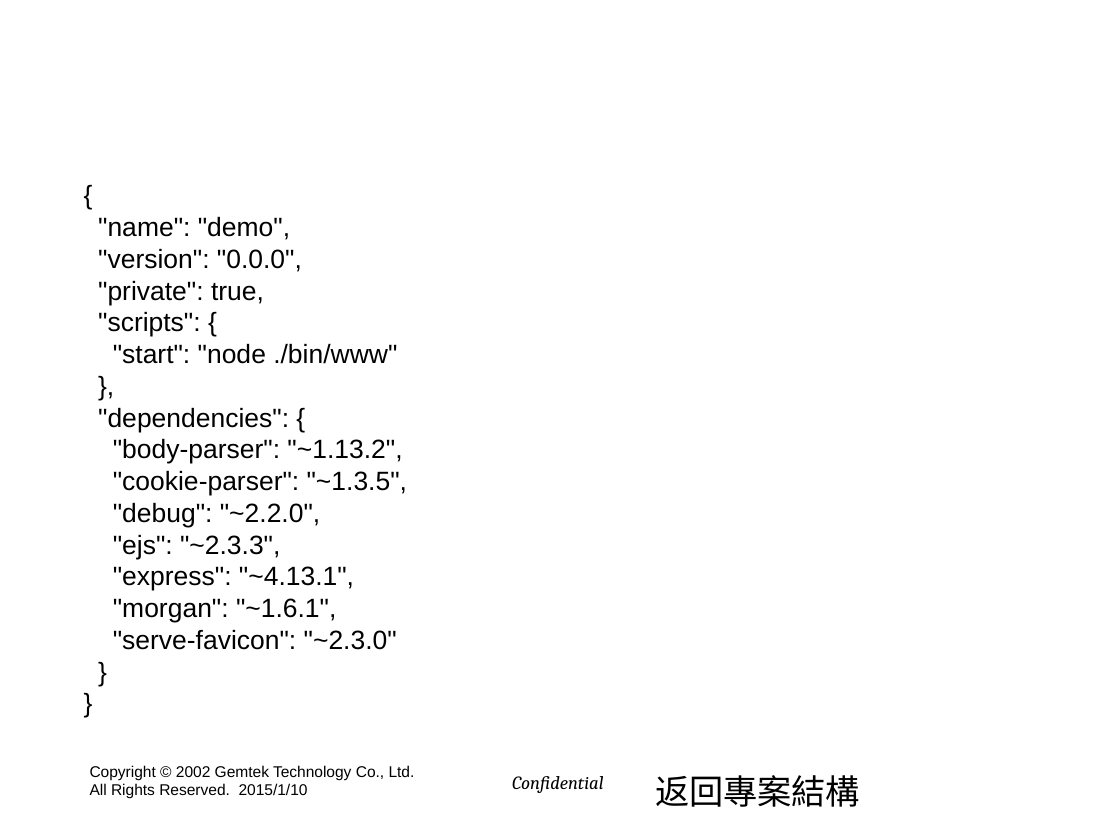
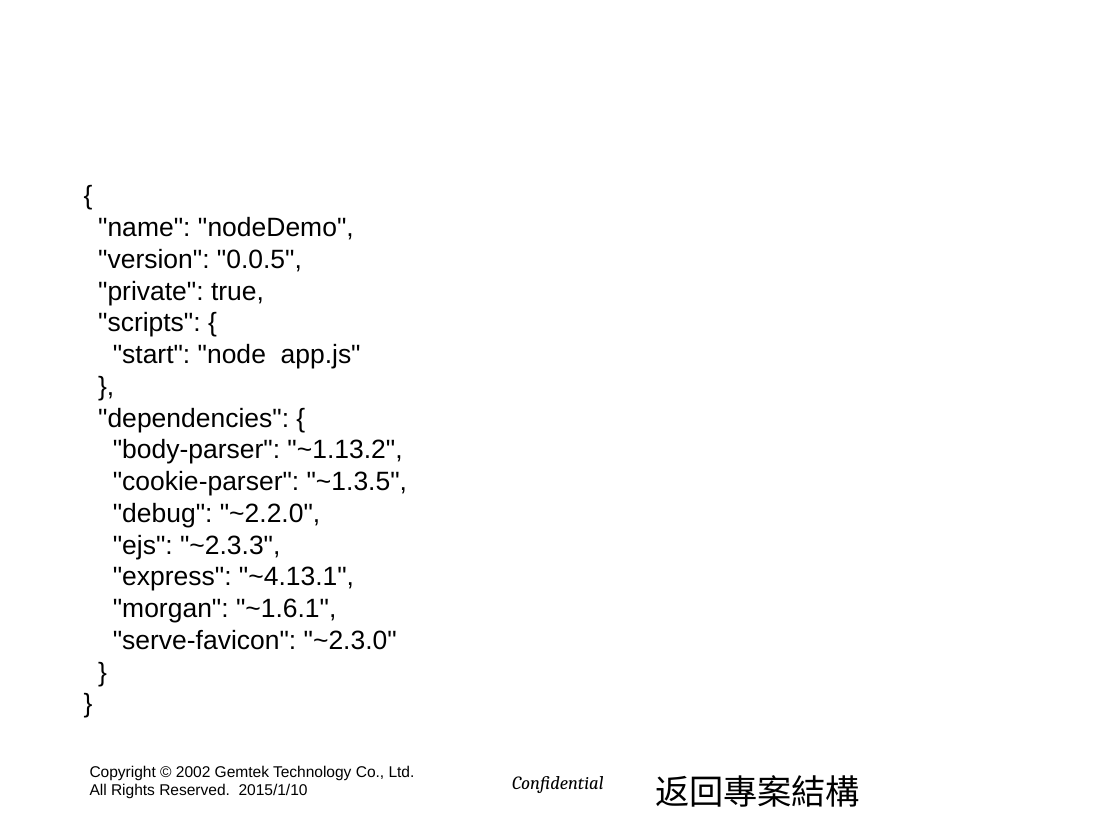
Before and after one commit to hyper570908/nodeDemo, a slide deck: slide 18 of doc/GIot_Session(win7).pptx (slide 24 before the commit). Drawn at 1120x840 pixels with LibreOffice and Linux fonts; fonts in the diff are those of the drawing; background and template pictures are left out. Boxes give left, top, right and bottom in pixels: in the first picture for what was removed or moved away, otherwise in the second. Text is boxed around its words. In the diff, an @@ line names an element or a change of style, - is before the commit and + after.

```diff
--- a/doc/GIot_Session(win7).pptx
+++ b/doc/GIot_Session(win7).pptx
@@ text at <box>98,216,354,272</box>: text changed @@
-"name": "demo",
-"version": "0.0.0",
+"name": "nodeDemo",
+"version": "0.0.5",
@@ text at <box>113,343,361,369</box>: text changed @@
-"start": "node ./bin/www"
+"start": "node app.js"
```
Also in this commit, not shown: 16 other slides changed, 9 slides added, 4 slides removed, 27 other files.
